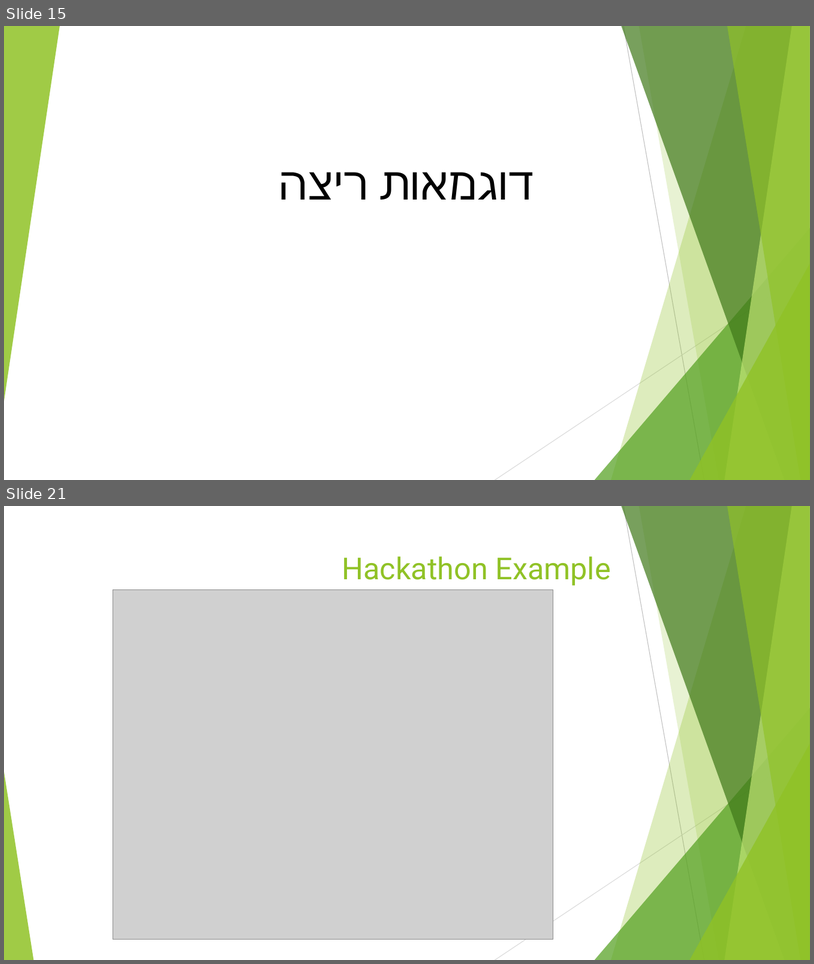
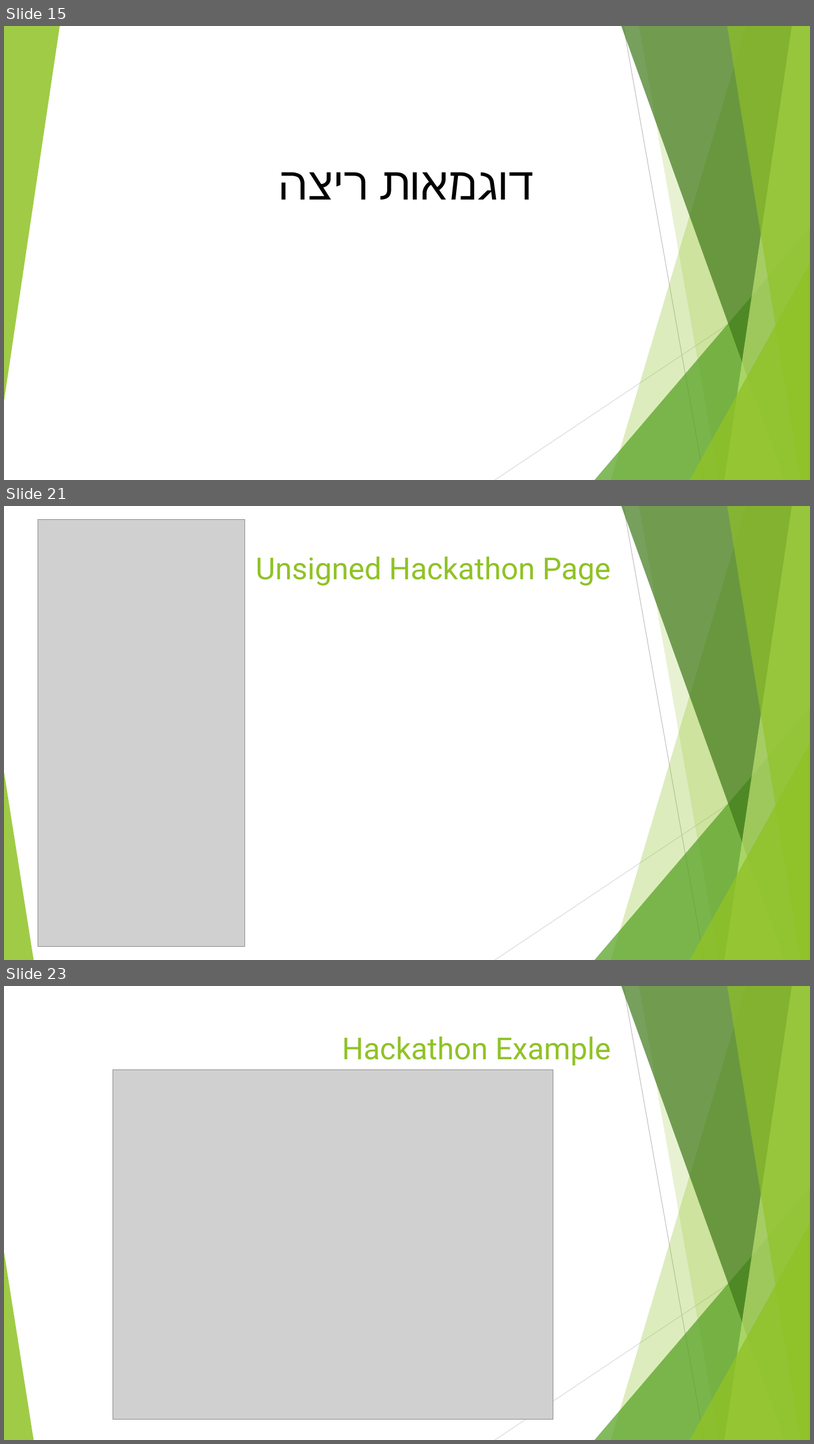
Before and after one commit to talgro/Appckathon, a slide deck: מצגת האקתון.pptx. Shown one above the other, each under a label of ours: slides 15 and 21 before the commit, slides 15, 21 and 23 after it; the slides between them are not shown. The pictures are 814x964 and 814x1444 pixels, drawn with LibreOffice and Linux fonts; fonts in the diff are those of the drawing; grey boxes stand for pictures. Boxes give left, top, right and bottom in pixels: in the first picture for what was removed or moved away, otherwise in the second. Text is boxed around its words. In the diff, an @@ line names an element or a change of style, - is before the commit and + after.

```diff
--- a/מצגת האקתון.pptx
+++ b/מצגת האקתון.pptx
@@ slide 21 added at (4, 506, 810, 960), background #FFFFFF; not listed: 10 template elements that a slide beside it also shows @@
@@ picture added at (38, 519, 245, 946) @@
@@ title added at (256, 556, 611, 586), 36 pt, text #90C226 @@
+Unsigned Hackathon Page
@@ what was slide 21 is now slide 23 @@
```
Also in this commit, not shown: 6 slides changed, 1 other slide added.
